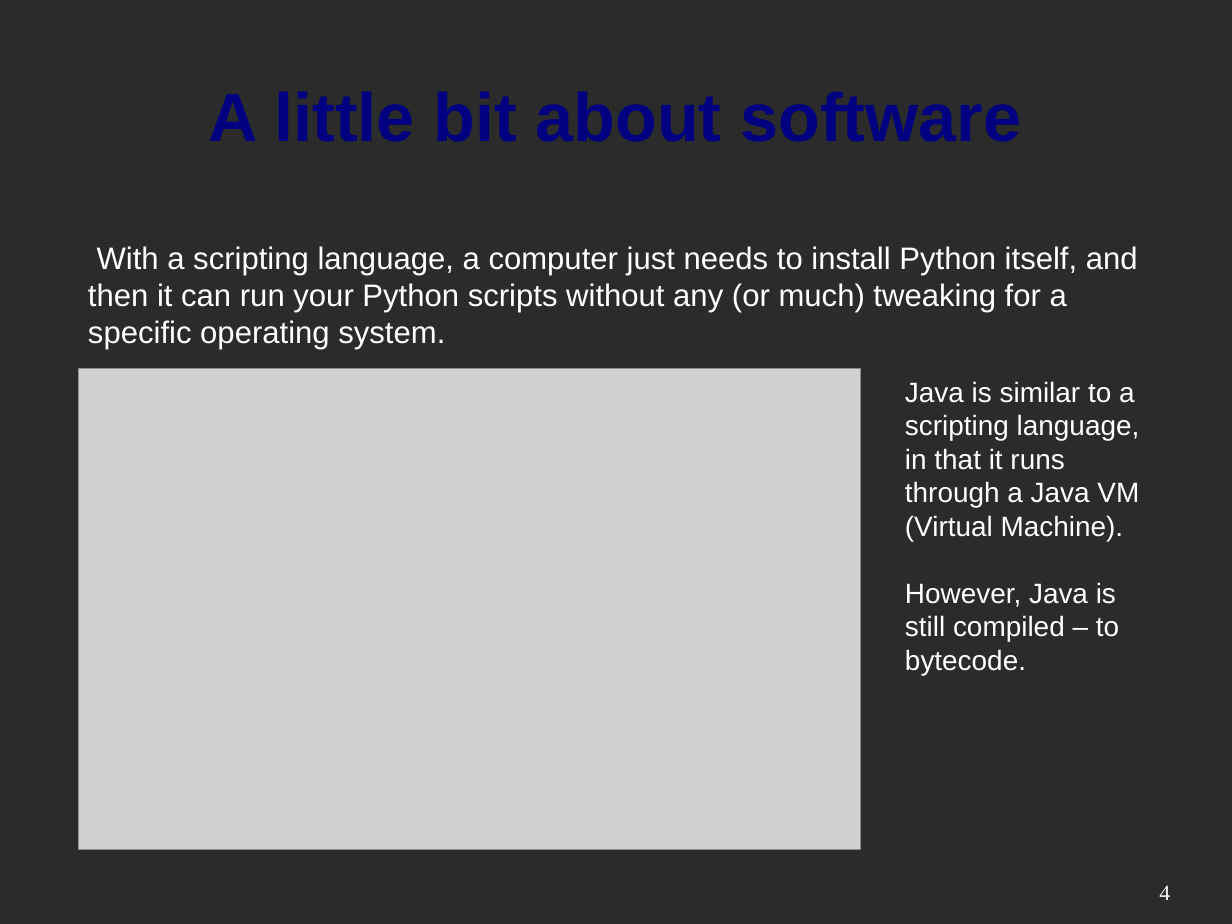
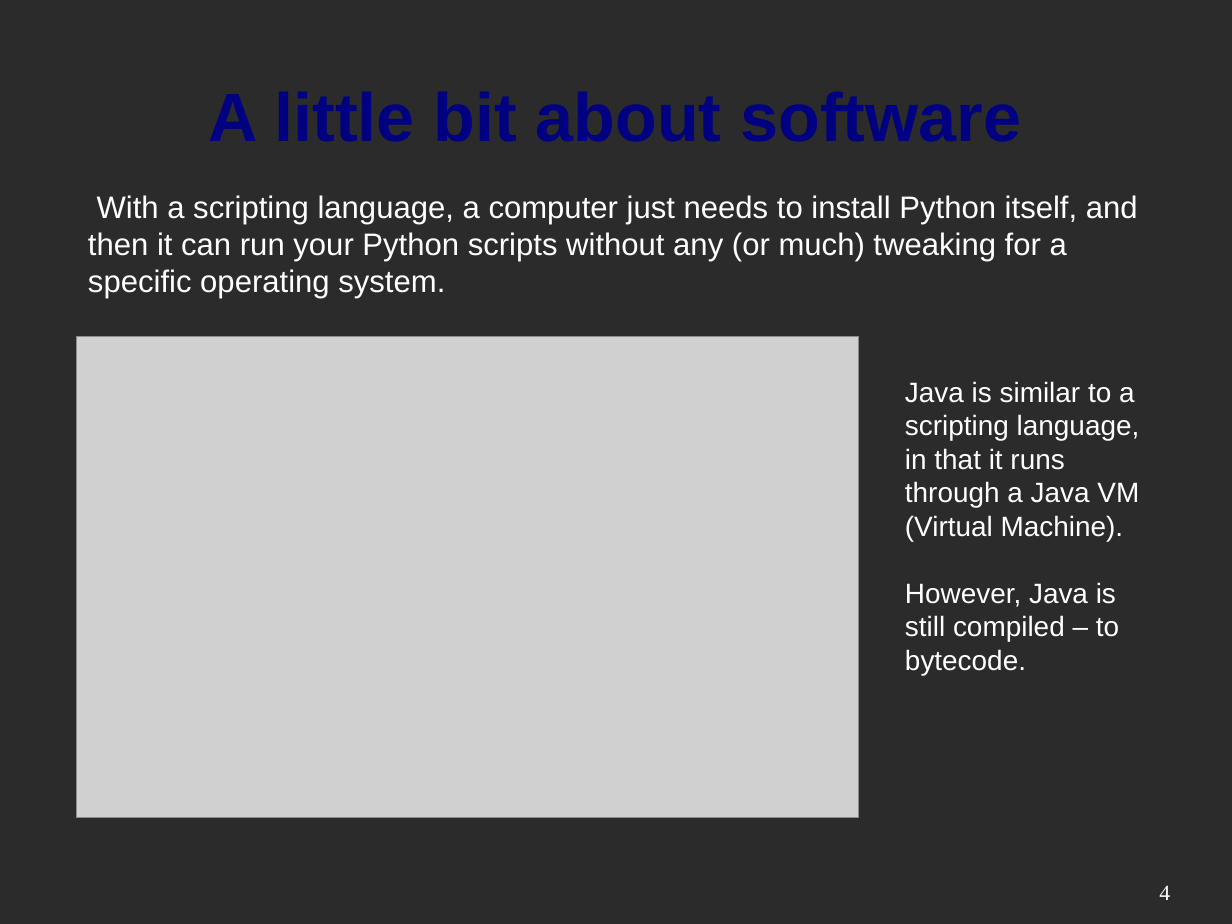
Before and after one commit to mactwist555/CPP-Course, a slide deck: slide 4 of Week 01/1 Setup - IDE and Source Control.odp. Drawn at 1232x924 pixels with LibreOffice and Linux fonts; fonts in the diff are those of the drawing; grey boxes stand for pictures; background and template pictures are left out; a plain dark background stands for a picture behind light text. Boxes give left, top, right and bottom in pixels: in the first picture for what was removed or moved away, otherwise in the second. Text is boxed around its words. In the diff, an @@ line names an element or a change of style, - is before the commit and + after.

```diff
--- a/Week 01/1 Setup - IDE and Source Control.odp
+++ b/Week 01/1 Setup - IDE and Source Control.odp
@@ text "With a scripting language, a ..." moved from (x1=88, y1=246, x2=1138, y2=350) to (x1=88, y1=195, x2=1138, y2=299) @@
@@ picture moved from (x1=78, y1=369, x2=861, y2=850) to (x1=76, y1=337, x2=859, y2=817) @@
```
Also in this commit, not shown: 2 other slides changed, 7 other files.
